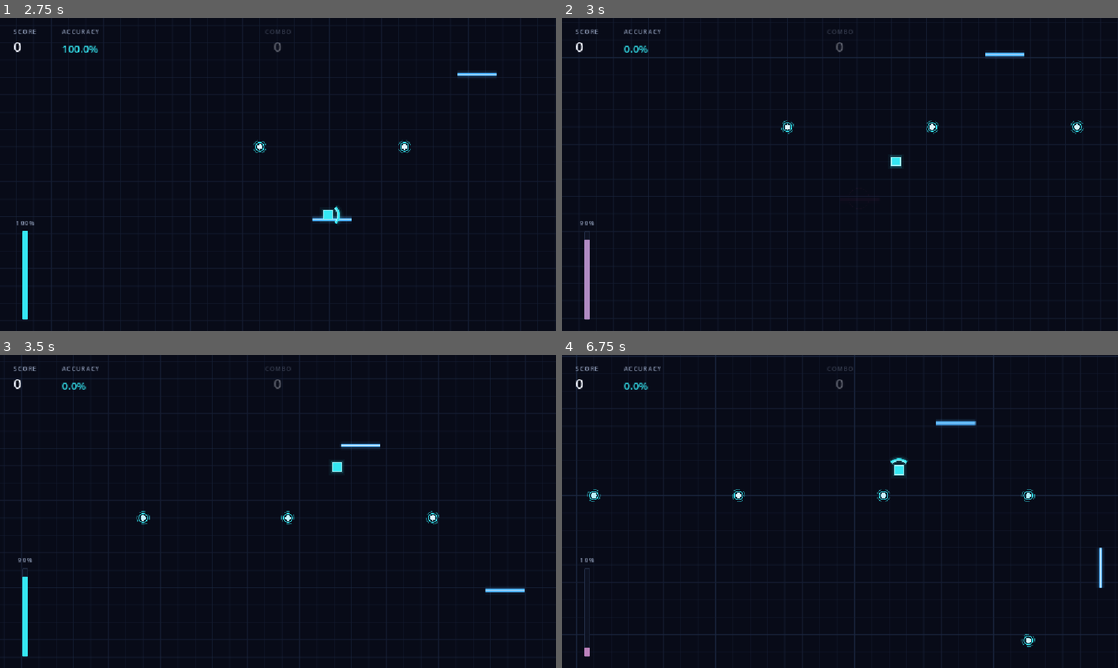
Above: before the commit, frames 1-4 (two rows, left to right).
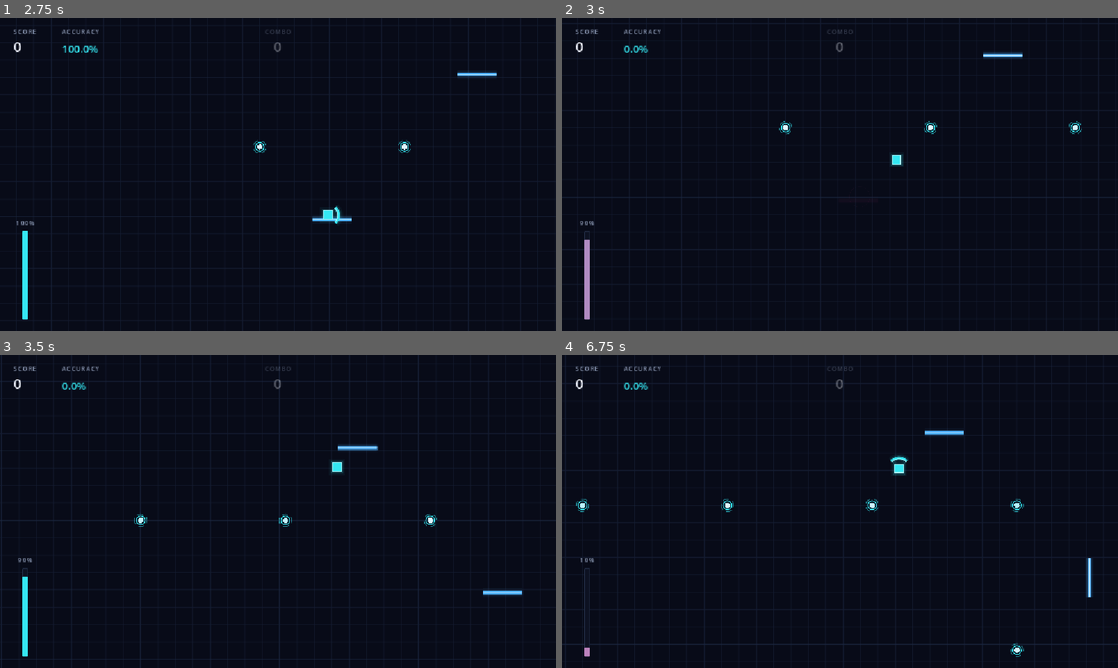
Above: after the commit, the same moments.

Repository: ftambler/godot-rythm-game
Game: Godot game, scene res://scenes/game/Game.tscn
Two runs of this game, one before a commit and one after it. Both use one fixed random seed, a clock stepped at 60 frames per second and the inputs below. This scene is started directly instead of the project's main scene.
Inputs (mouse positions are in pixels of both pictures, inside the frame that each line leads up to):
- Up to frame 1 (2.75 s): tap Enter (ui_accept) at 0.5, 0.77, 1.25, 2 s; move the mouse to (400, 158) at 0.52 s; hold Right (shield_right) 0.53-1.25 s; hold Space (hit_orb) 0.53-1.25 s; click (400, 158) at 0.67 s; drag from (166, 190) to (278, 174) at 1.27 s; move the mouse to (333, 105) at 2.02 s; hold Right (shield_right) from 2.03 s (still down); hold Space (hit_orb) from 2.03 s (still down)
- Up to frame 2 (3 s): release Right (shield_right) at 2.75 s; release Space (hit_orb) at 2.75 s; drag from (812, 237) to (967, 146) at 2.77 s
- Up to frame 3 (3.5 s): no input
- Up to frame 4 (6.75 s): move the mouse to (1006, 558) at 3.52 s; hold Left (shield_left) 3.53-4.25 s; hold Space (hit_orb) 3.53-4.25 s; tap Enter (ui_accept) at 3.77 s; drag from (673, 464) to (723, 520) at 4.27 s; move the mouse to (867, 511) at 5.02 s; hold Down (shield_down) 5.03-5.75 s; hold Space (hit_orb) 5.03-5.75 s; click (867, 511) at 5.17 s; drag from (756, 433) to (906, 545) at 5.77 s; move the mouse to (962, 495) at 6.52 s; hold Up (shield_up) from 6.53 s (still down); hold Space (hit_orb) from 6.53 s (still down)

Frame 1 is identical in both runs. In frame 2, 1.4% of the frame differs, in the area x 0-100%, y 0-100%; in frame 3, 1.3%; in frame 4, 3.7%.

Commit message:
Bounce with a bit of delay to avoid offsetting

Diff:
--- a/scripts/player/Player.gd
+++ b/scripts/player/Player.gd
@@ -31,6 +31,14 @@
 
 	if collision:
 		handle_collision(collision)
+
+		# Spend the rest of this frame's movement in the new direction, so
+		# every bounce doesn't drop a bit of distance and fall behind the music.
+		if collision.get_collider() is Wall:
+			var remainder := collision.get_remainder().length()
+			var bounced := move_and_collide(PlayerDirection.to_vector(movement_direction) * remainder)
+			if bounced:
+				handle_collision(bounced)
 
 signal hit_registered(result: HitResult.Type)
 
